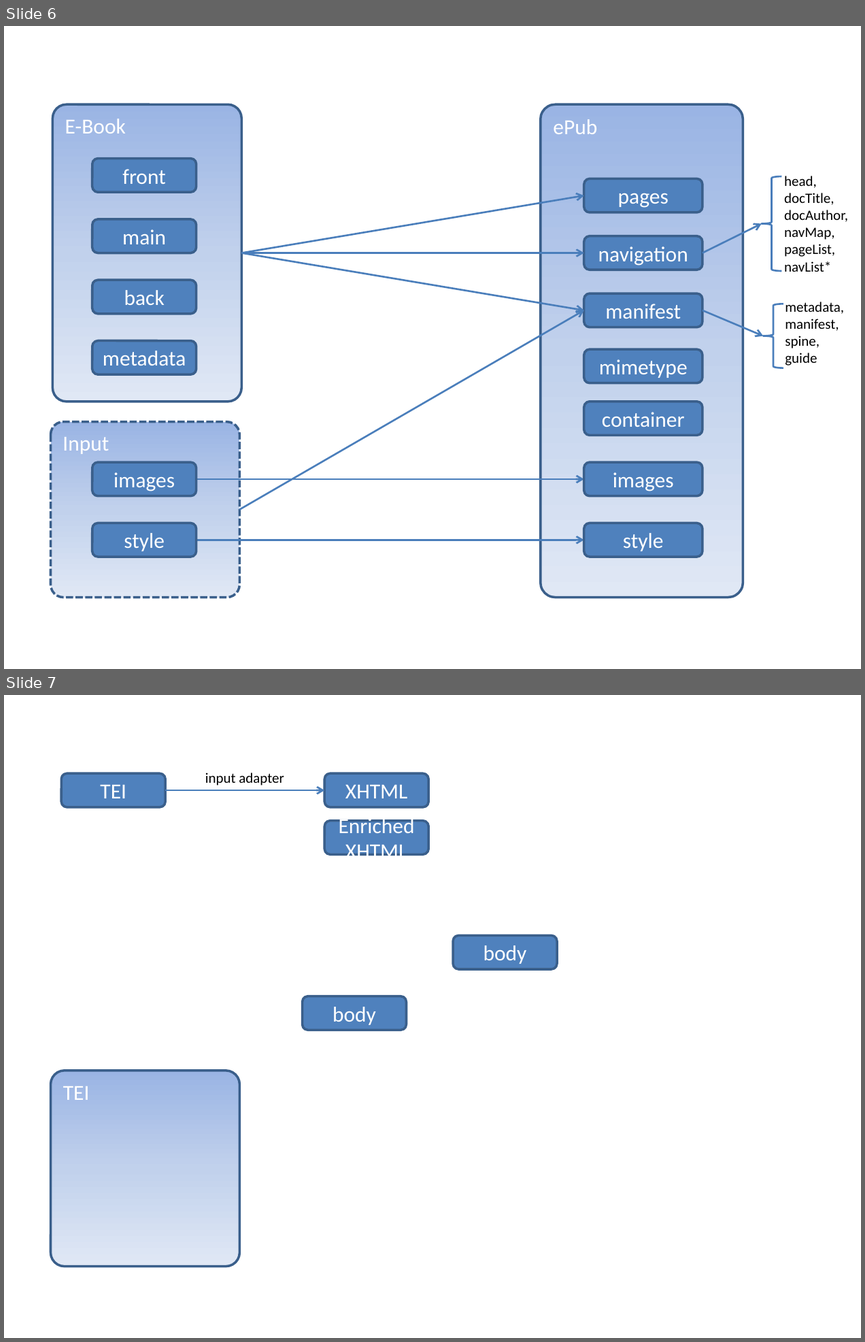
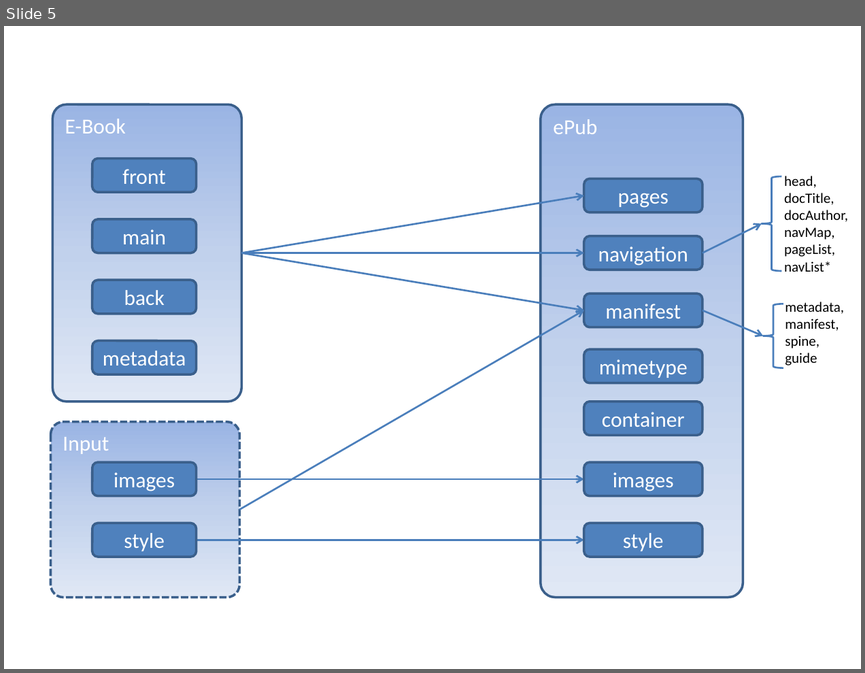
Before and after one commit to grtjn/xproc-ebook-conv, a slide deck: TEI to ePub.pptx. Shown one above the other, each under a label of ours: slides 6 and 7 before the commit, slide 5 after it. The pictures are 865x1342 and 865x673 pixels, drawn with LibreOffice and Linux fonts; fonts in the diff are those of the drawing. Boxes give left, top, right and bottom in pixels: in the first picture for what was removed or moved away, otherwise in the second. Text is boxed around its words. In the diff, an @@ line names an element or a change of style, - is before the commit and + after.

```diff
--- a/TEI to ePub.pptx
+++ b/TEI to ePub.pptx
@@ slide 7 removed at (x1=4, y1=695, x2=861, y2=1338), background #FFFFFF @@
@@ rounded rectangle removed at (x1=61, y1=774, x2=165, y2=807) @@
-TEI
@@ text removed at (x1=205, y1=773, x2=284, y2=785) @@
-input adapter
@@ rounded rectangle removed at (x1=324, y1=774, x2=428, y2=807) @@
-XHTML
@@ arrow removed from (165, 790) to (324, 790) @@
@@ rounded rectangle removed at (x1=324, y1=821, x2=428, y2=854) @@
-Enriched XHTML
@@ rounded rectangle removed at (x1=453, y1=936, x2=557, y2=969) @@
-body
@@ rounded rectangle removed at (x1=302, y1=996, x2=406, y2=1029) @@
-body
@@ rounded rectangle removed at (x1=50, y1=1070, x2=239, y2=1266) @@
-TEI
@@ what was slide 6 is now slide 5 @@
```
Also in this commit, not shown: 1 slide changed, 1 other slide removed, 1 other file.
